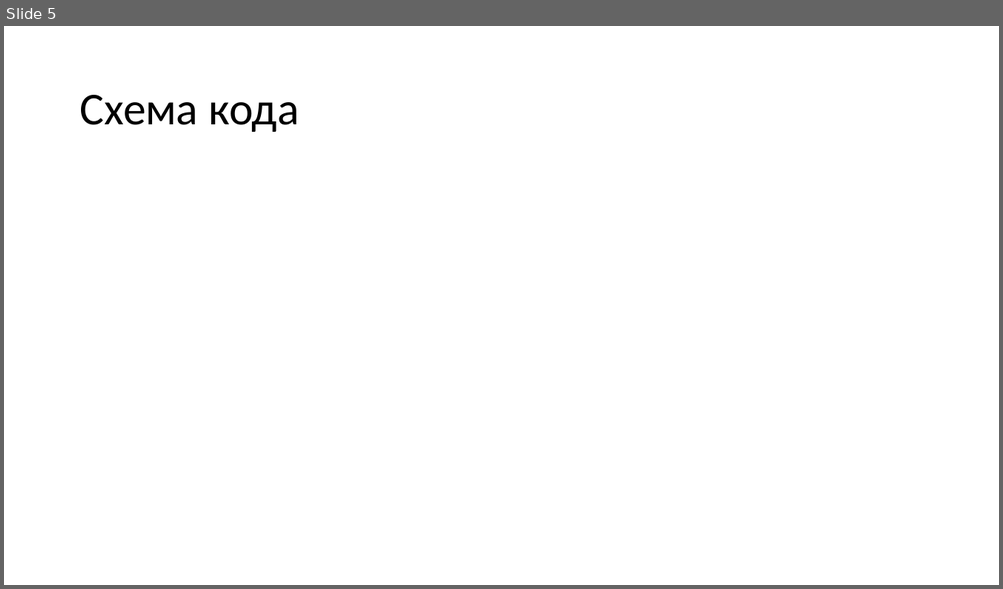
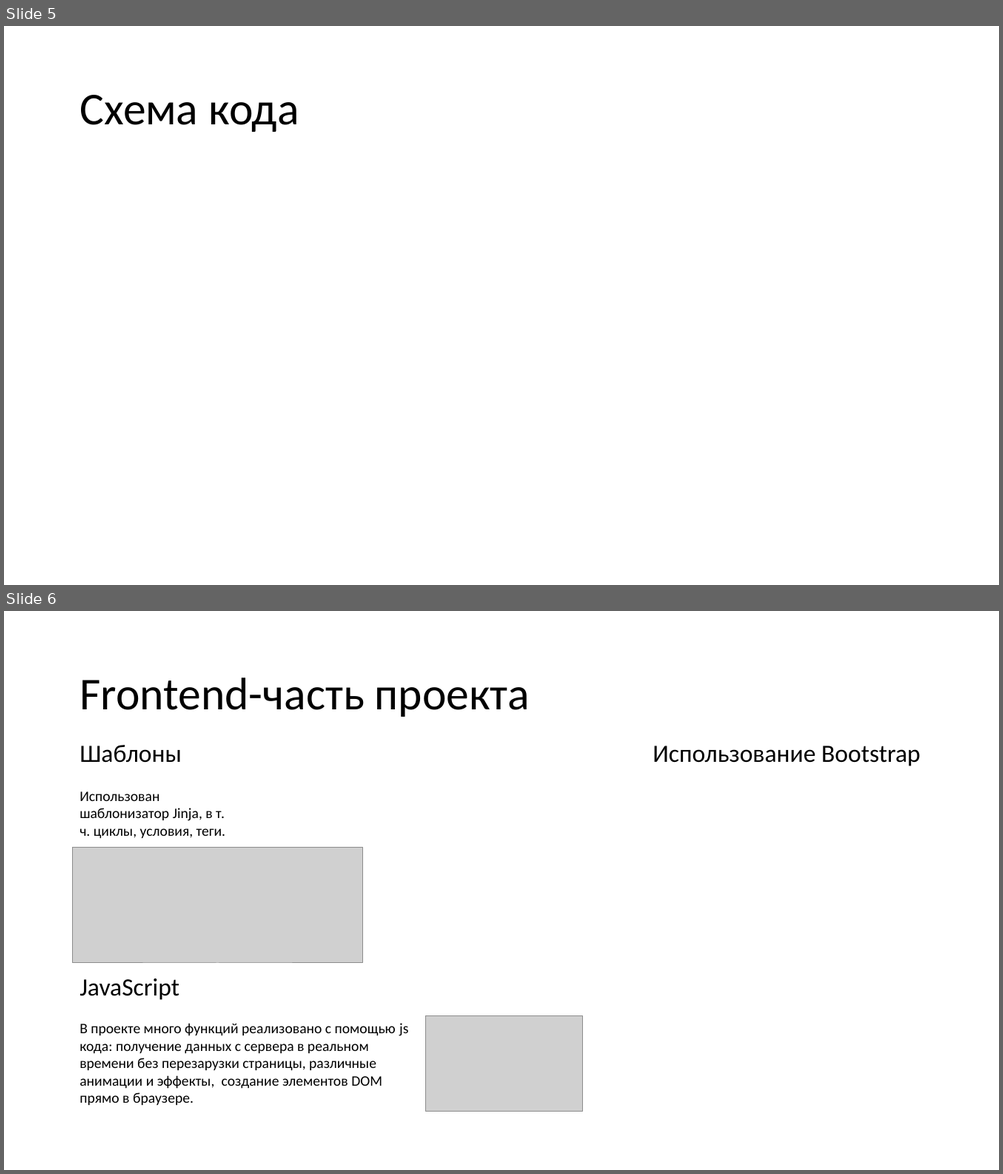
Before and after one commit to andrey3304/The_greatest_project_of_our_time, a slide deck: materials/Presentation.pptx. Shown one above the other, each under a label of ours: slide 5 before the commit, slides 5 and 6 after it. The pictures are 1003x589 and 1003x1174 pixels, drawn with LibreOffice and Linux fonts; fonts in the diff are those of the drawing; grey boxes stand for pictures. Boxes give left, top, right and bottom in pixels: in the first picture for what was removed or moved away, otherwise in the second. Text is boxed around its words. In the diff, an @@ line names an element or a change of style, - is before the commit and + after.

```diff
--- a/materials/Presentation.pptx
+++ b/materials/Presentation.pptx
@@ slide 6 added at <box>4,611,999,1170</box>, background #FFFFFF @@
@@ title added at <box>79,678,529,717</box>, 44 pt, text #000000 @@
+Frontend-часть проекта
@@ text added at <box>79,745,182,763</box>, 24 pt, text #000000 @@
+Шаблоны
@@ text added at <box>652,746,920,766</box>, 24 pt, text #000000 @@
+Использование Bootstrap
@@ text added at <box>79,792,226,839</box>, 14 pt, text #000000 @@
+Использован шаблонизатор Jinja, в т. ч. циклы, условия, теги.
@@ picture added at <box>73,848,363,963</box> @@
@@ text added at <box>79,979,179,1000</box>, 24 pt, text #000000 @@
+JavaScript
@@ text added at <box>79,1023,408,1105</box>, 14 pt, text #000000 @@
+В проекте много функций реализовано с помощью js кода: получение данных с сервера в реальном времени без перезарузки страницы, различные анимации и эффекты, создание элементов DOM прямо в браузере.
@@ picture added at <box>426,1016,582,1112</box> @@
```
Also in this commit, not shown: 1 slide changed, 1 other slide added, 5 other files.
